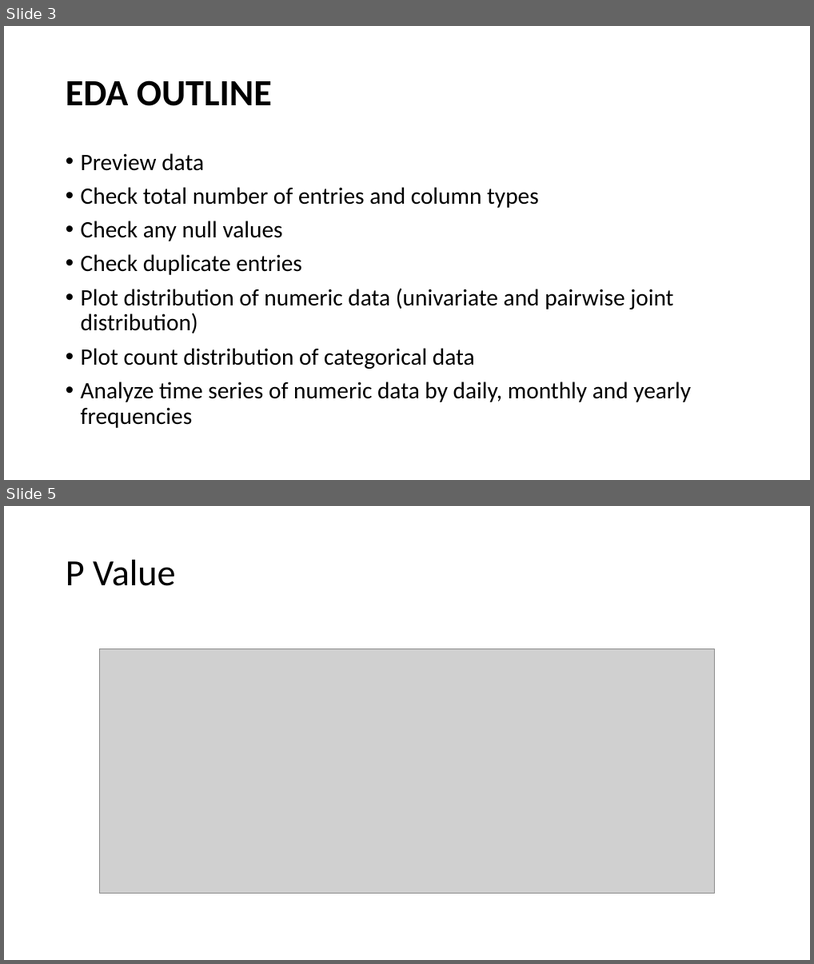
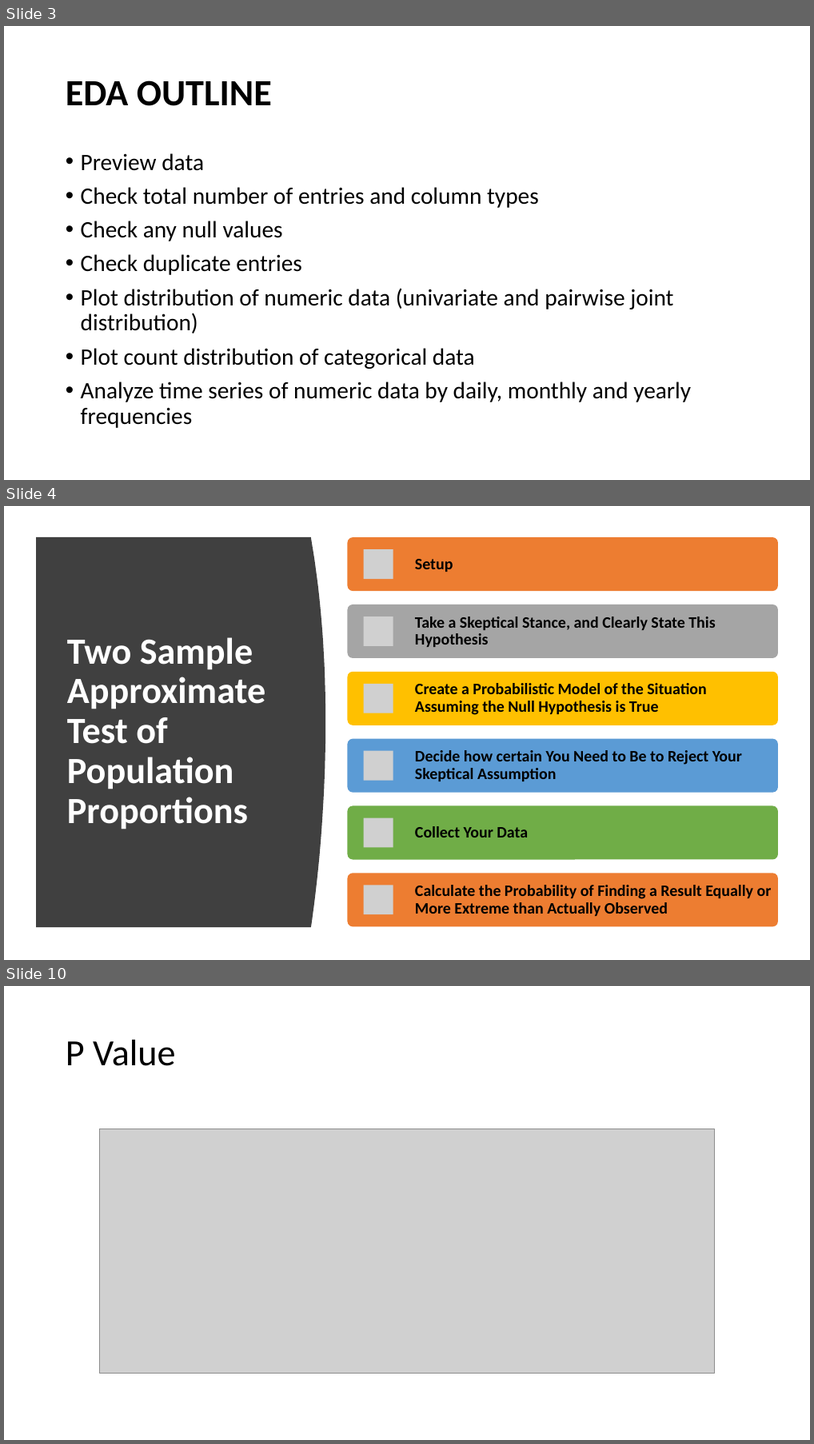
Before and after one commit to Prvargas/Where_Are_The_Drugs, a slide deck: Where_Are_The_Drugs.pptx. Shown one above the other, each under a label of ours: slides 3 and 5 before the commit, slides 3, 4 and 10 after it; the slides between them are not shown. The pictures are 814x964 and 814x1444 pixels, drawn with LibreOffice and Linux fonts; fonts in the diff are those of the drawing; grey boxes stand for pictures. Boxes give left, top, right and bottom in pixels: in the first picture for what was removed or moved away, otherwise in the second. Text is boxed around its words. In the diff, an @@ line names an element or a change of style, - is before the commit and + after.

Commit message:
Having issues ID distribution & Hypothesis test

```diff
--- a/Where_Are_The_Drugs.pptx
+++ b/Where_Are_The_Drugs.pptx
@@ slide 4 added at <box>4,506,810,960</box>, background #FFFFFF @@
@@ freeform shape added at <box>36,537,326,927</box>, fill #404040 @@
@@ title added at <box>67,637,266,829</box>, 44 pt, text #FFFFFF, bold @@
+Two Sample Approximate Test of Population Proportions
@@ group added at <box>348,537,778,927</box>: 6 rounded rectangles, 6 pictures, 6 texts @@
+Setup
+Take a Skeptical Stance, and Clearly State This Hypothesis
+Create a Probabilistic Model of the Situation Assuming the Null Hypothesis is True
+Decide how certain You Need to Be to Reject Your Skeptical Assumption
+Collect Your Data
+Calculate the Probability of Finding a Result Equally or More Extreme than Actually Observed
@@ what was slide 5 is now slide 10 @@
```
Also in this commit, not shown: 1 slide changed, 4 other slides added, 10 other files.
